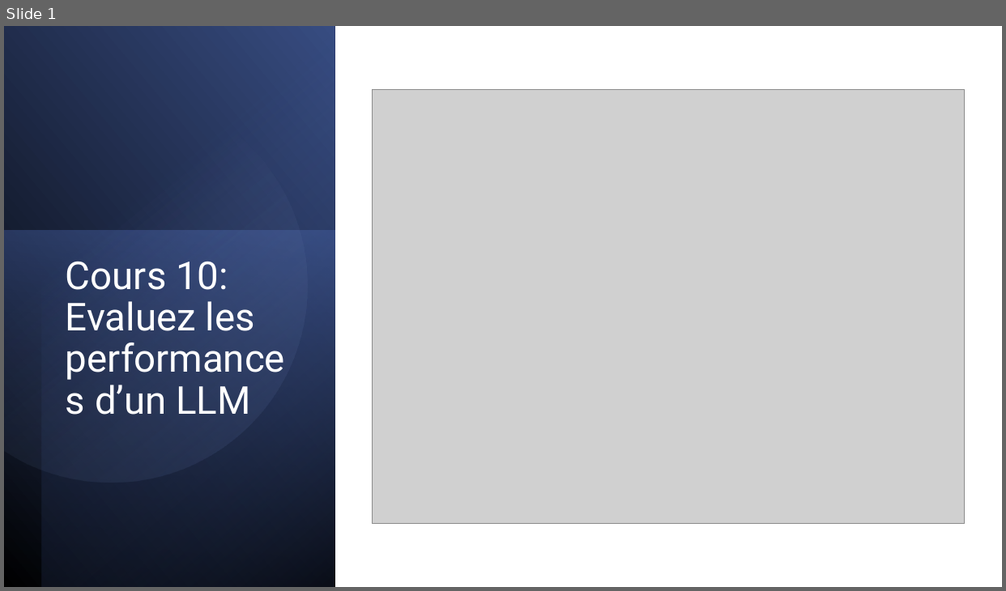
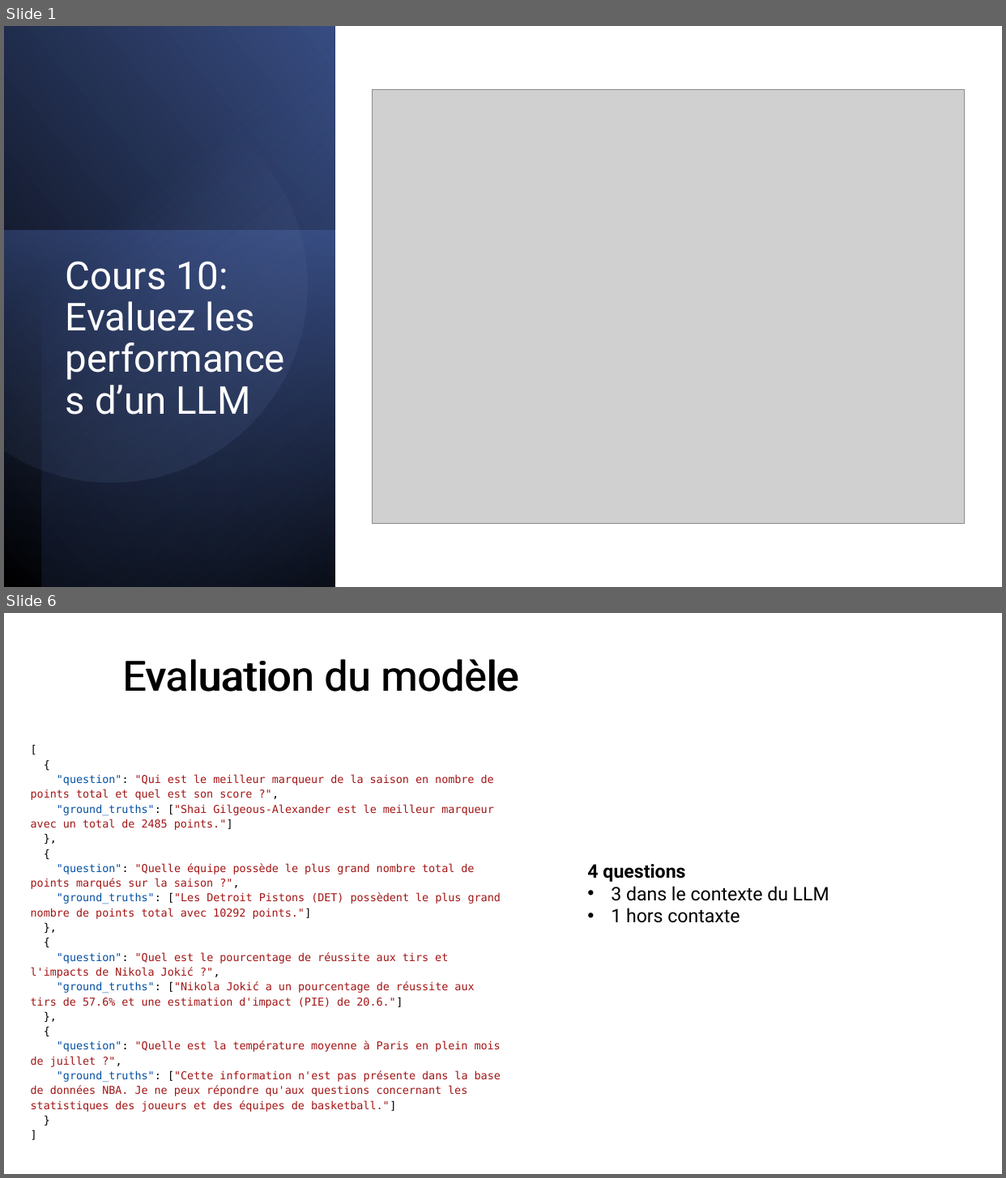
Before and after one commit to VicSchol/Cours10, a slide deck: Scholler_Victor_10_presentation_122025.pptx. Shown one above the other, each under a label of ours: slide 1 before the commit, slides 1 and 6 after it; the slides between them are not shown. The pictures are 1006x591 and 1006x1178 pixels, drawn with LibreOffice and Linux fonts; fonts in the diff are those of the drawing; grey boxes stand for pictures. Boxes give left, top, right and bottom in pixels: in the first picture for what was removed or moved away, otherwise in the second. Text is boxed around its words. In the diff, an @@ line names an element or a change of style, - is before the commit and + after.

```diff
--- a/Scholler_Victor_10_presentation_122025.pptx
+++ b/Scholler_Victor_10_presentation_122025.pptx
@@ slide 6 added at [4,613,1002,1174], background #FFFFFF @@
@@ text added at [115,641,937,713], 40 pt, text #000000 @@
+Evaluation du modèle
@@ title added at [122,659,518,692], 40 pt, text #000000 @@
+Evaluation du modèle
@@ text added at [31,774,501,1112], 10.5 pt, text #A31515 @@
+[
+{
+"question": "Qui est le meilleur marqueur de la saison en nombre de points total et quel est son score ?",
+"ground_truths": ["Shai Gilgeous-Alexander est le meilleur marqueur avec un total de 2485 points."]
+},
+{
+"question": "Quelle équipe possède le plus grand nombre total de points marqués sur la saison ?",
+"ground_truths": ["Les Detroit Pistons (DET) possèdent le plus grand nombre de points total avec 10292 points."]
+},
+{
+"question": "Quel est le pourcentage de réussite aux tirs et l'impacts de Nikola Jokić ?",
+"ground_truths": ["Nikola Jokić a un pourcentage de réussite aux tirs de 57.6% et une estimation d'impact (PIE) de 20.6."]
+},
+{
+"question": "Quelle est la température moyenne à Paris en plein mois de juillet ?",
+"ground_truths": ["Cette information n'est pas présente dans la base de données NBA. Je ne peux répondre qu'aux questions concernant les statistiques des joueurs et des équipes de basketball."]
+}
+]
@@ text added at [587,864,829,923], 18 pt, text #000000 @@
+4 questions
+• 3 dans le contexte du LLM
+• 1 hors contaxte
```
Also in this commit, not shown: 8 slides changed, 1 other slide added, 4 other files.
